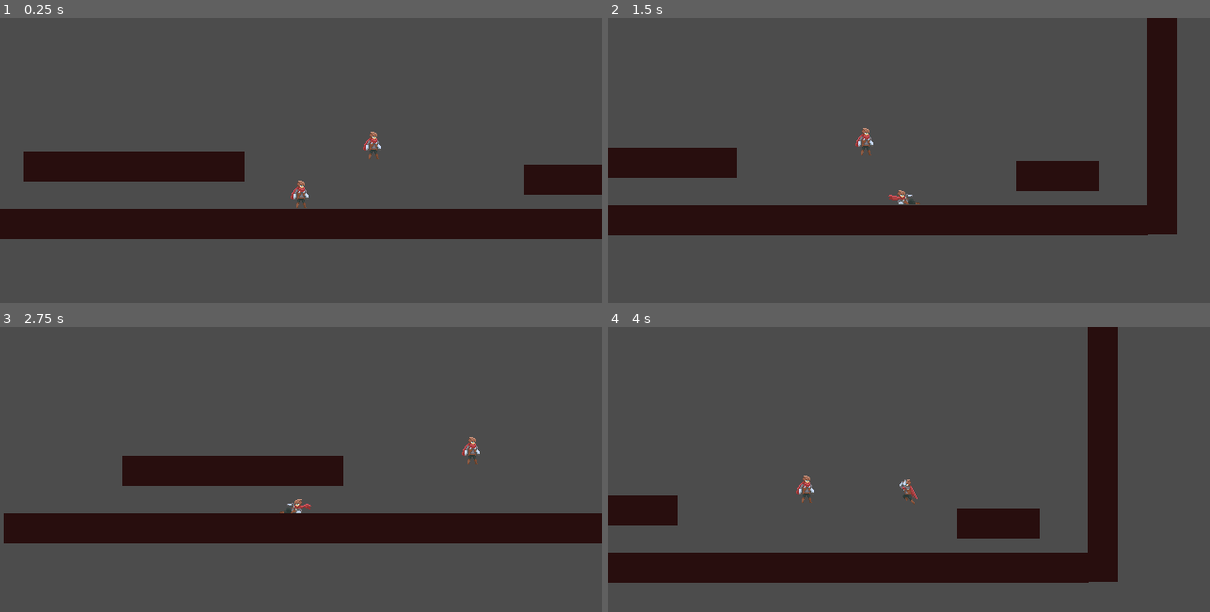
Above: before the commit, frames 1-4 (two rows, left to right).
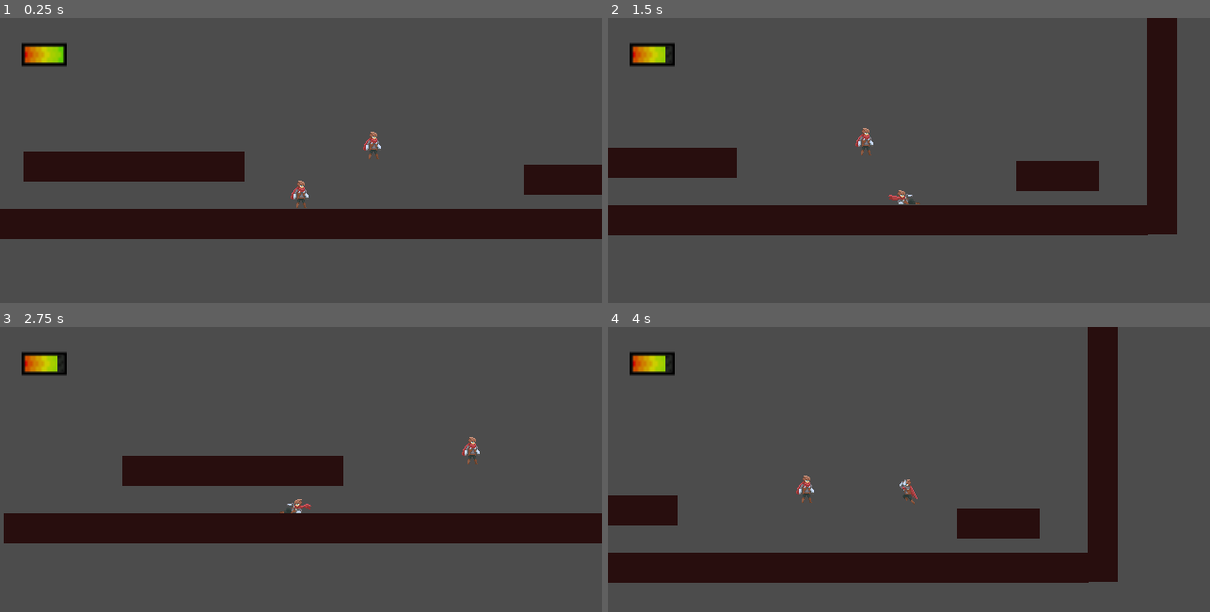
Above: after the commit, the same moments.

Repository: spogo1312/Soul-eater-dev
Game: Godot game, scene res://main.tscn
Same seed, same stepped clock (60 frames per second), same inputs: the game is played once before the commit and once after it.
Inputs:
- Up to frame 1 (0.25 s): no input
- Up to frame 2 (1.5 s): hold Right (ui_right) 0.53-1.28 s; hold Ctrl (slide) 0.53-1.28 s; tap Space (jump) at 0.77 s; hold Left (ui_left) from 1.28 s (still down); tap Ctrl (slide) at 1.35 s
- Up to frame 3 (2.75 s): tap Space (jump) at 1.52 s; release Left (ui_left) at 2.03 s; hold Right (ui_right) from 2.03 s (still down); hold Ctrl (slide) from 2.03 s (still down)
- Up to frame 4 (4 s): release Ctrl (slide) at 2.78 s; tap Ctrl (slide) at 2.85 s; tap Space (jump) at 3.02, 3.77 s; release Right (ui_right) at 3.53 s; hold Left (ui_left) from 3.53 s (still down); hold Ctrl (slide) from 3.53 s (still down)

The runs differ from the first frame. In frame 1, 0.6% of the frame differs, in the area x 3-12%, y 8-18%; in frame 2, 0.6%; in frame 3, 0.6%; in frame 4, 0.6%.

Commit message:
Added healthbar to UI
made comunnication possible between player and UI also made it animated and made it possible for player to die

Diff:
--- /dev/null
+++ b/SOULEATER/CanvasLayer.tscn
@@ -0,0 +1,3 @@
+[gd_scene format=2]
+
+[node name="CanvasLayer" type="CanvasLayer"]
--- a/SOULEATER/Enemy2.tscn
+++ b/SOULEATER/Enemy2.tscn
@@ -22,7 +22,8 @@
 script = ExtResource( 5 )
 launch_angle = 60
 strength = -200
-damage = 2
+damage = 20
+knockback_scale = 1
 
 [node name="Hitbox2" type="Area2D" parent="."]
 position = Vector2( 5, 0 )
@@ -30,7 +31,8 @@
 script = ExtResource( 5 )
 launch_angle = 60
 strength = 200
-damage = 2
+damage = 20
+knockback_scale = 1
 
 [node name="AnimatedSprite" type="AnimatedSprite" parent="."]
 frames = SubResource( 1 )
--- a/SOULEATER/Objects/Player.tscn
+++ b/SOULEATER/Objects/Player.tscn
@@ -92,6 +92,7 @@
 position = Vector2( 0, 18 )
 frames = SubResource( 1 )
 animation = "STUN"
+frame = 1
 playing = true
 offset = Vector2( 0, -18 )
 
--- a/SOULEATER/Scripts/Player.gd
+++ b/SOULEATER/Scripts/Player.gd
@@ -17,6 +17,9 @@
 var strenght = 0
 var can_animate = true
 
+signal dmg
+
+
 export var wall_jump_height = -500
 export var wall_jump_push = 500
 
@@ -39,6 +42,8 @@
 var can_wall_jump : bool = false
 var can_not_stand : bool = false
 
+
+
 var motion = Vector2.ZERO
 var UP : Vector2 = Vector2(0,-1)
 
@@ -53,8 +58,8 @@
 onready var slide_shape = $slide_shape
 
 func _ready():
-	pass # Replace with function body.
-
+	emit_signal("dmg", current_hp, current_hp)
+	pass
 
 func _physics_process(delta):
 	#check if we're grounded
@@ -363,9 +368,14 @@
 		max_horizontal_speed = 400
 
 func do_dmg(dmg):
+	var old_hp = current_hp
 	current_hp = current_hp - dmg
-
-
+	emit_signal("dmg", current_hp, old_hp)
+	if(current_hp <= 0):
+		die()
+
+func die():
+	queue_free()
 func knockback(strenght):
 	global_position.x = (global_position.x + strenght)
 
--- /dev/null
+++ b/SOULEATER/UI.gd
@@ -0,0 +1,19 @@
+extends Control
+
+
+onready var ui = $TextureProgress
+
+# Called when the node enters the scene tree for the first time.
+func _ready():
+	pass # Replace with function body.
+
+
+# Called every frame. 'delta' is the elapsed time since the previous frame.
+#func _process(delta):
+#	pass
+
+
+func _on_Player_dmg(current_hp, old_hp):
+	$Tween.interpolate_property(ui, "value", old_hp,
+			current_hp, 0.5, Tween.TRANS_SINE, Tween.EASE_OUT, 0.025)
+	$Tween.start()
--- /dev/null
+++ b/SOULEATER/UI.tscn
@@ -0,0 +1,25 @@
+[gd_scene load_steps=5 format=2]
+
+[ext_resource path="res://Sprites/HealthBarUnder.png" type="Texture" id=1]
+[ext_resource path="res://Sprites/HealthBarFull.png" type="Texture" id=2]
+[ext_resource path="res://Sprites/HealthBarEmpty.png" type="Texture" id=3]
+[ext_resource path="res://UI.gd" type="Script" id=4]
+
+[node name="Control" type="Control"]
+anchor_right = 1.0
+anchor_bottom = 1.0
+margin_right = 87.0
+margin_bottom = 33.0
+script = ExtResource( 4 )
+
+[node name="Tween" type="Tween" parent="."]
+
+[node name="TextureProgress" type="TextureProgress" parent="."]
+margin_left = 23.0
+margin_top = 15.0
+margin_right = 39.0
+margin_bottom = 31.0
+rect_scale = Vector2( 3, 3 )
+texture_under = ExtResource( 1 )
+texture_over = ExtResource( 3 )
+texture_progress = ExtResource( 2 )
--- a/SOULEATER/main.tscn
+++ b/SOULEATER/main.tscn
@@ -1,10 +1,16 @@
-[gd_scene load_steps=4 format=2]
+[gd_scene load_steps=6 format=2]
 
 [ext_resource path="res://StaticBody2D.tscn" type="PackedScene" id=1]
 [ext_resource path="res://Objects/Player.tscn" type="PackedScene" id=2]
+[ext_resource path="res://CanvasLayer.tscn" type="PackedScene" id=3]
 [ext_resource path="res://Enemy2.tscn" type="PackedScene" id=4]
+[ext_resource path="res://UI.tscn" type="PackedScene" id=5]
 
 [node name="main" type="Node2D"]
+
+[node name="CanvasLayer" parent="." groups=["ui"] instance=ExtResource( 3 )]
+
+[node name="Control" parent="CanvasLayer" instance=ExtResource( 5 )]
 
 [node name="Player" parent="." instance=ExtResource( 2 )]
 position = Vector2( 83, 155 )
@@ -55,3 +61,5 @@
 
 [node name="StaticBody2D14" parent="." instance=ExtResource( 1 )]
 position = Vector2( -22, 157 )
+
+[connection signal="dmg" from="Player" to="CanvasLayer/Control" method="_on_Player_dmg"]
Binary file added: SOULEATER/Sprites/BorderHealthBar.png
Not shown, added: SOULEATER/Sprites/BorderHealthBar.png.import
Binary file added: SOULEATER/Sprites/HealthBarEmpty.png
Not shown, added: SOULEATER/Sprites/HealthBarEmpty.png.import
Binary file added: SOULEATER/Sprites/HealthBarFull.png
Not shown, added: SOULEATER/Sprites/HealthBarFull.png.import
Binary file added: SOULEATER/Sprites/HealthBarUnder.png
Not shown, added: SOULEATER/Sprites/HealthBarUnder.png.import
Empty file added: SOULEATER/TextureProgress.gd
